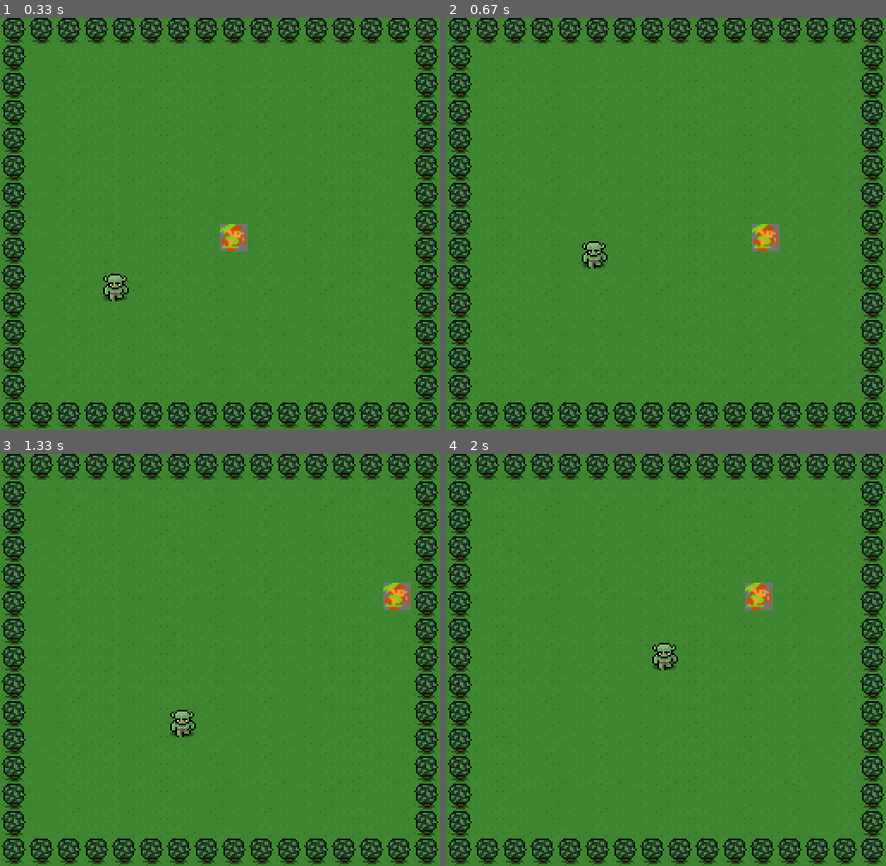
Above: before the commit, frames 1-4 (two rows, left to right).
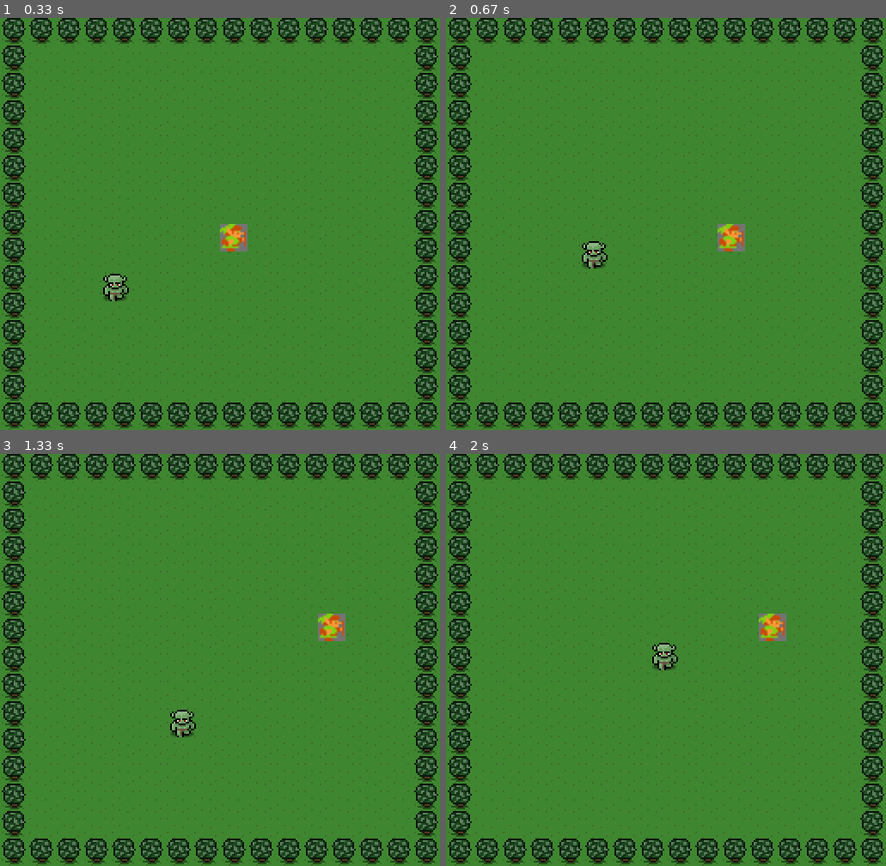
Above: after the commit, the same moments.

Repository: dgelok/pygame
Game: pygame game, started from attack.py
Two runs of this game, one before a commit and one after it. Both use one fixed random seed, a clock stepped at 60 frames per second and the inputs below.
Inputs:
- Up to frame 1 (0.33 s): no input
- Up to frame 2 (0.67 s): hold Right from 0.33 s (still down)
- Up to frame 3 (1.33 s): release Right at 0.8 s; hold Up 0.83-1.13 s; hold Right from 1.17 s (still down)
- Up to frame 4 (2 s): release Right at 1.63 s; hold Left from 1.67 s (still down)

Frame 1 is identical in both runs. In frame 2, 0.8% of the frame differs, in the area x 61-76%, y 50-57%; in frame 3, 0.8%; in frame 4, 0.8%.

Commit message:
hero can catch the monster

Diff:
--- a/attack.py
+++ b/attack.py
@@ -1,6 +1,7 @@
 import pygame
 import random
 from classes import *
+import math
 
 KEY_UP = 273
 KEY_DOWN = 274
@@ -27,6 +28,7 @@
     monster2 = Monster(200, 20, 2, 0, 512, 480)
     hero = Hero(256, 240, width, height)
     direction = 2
+    speed = 3
 
     while not stop_game:
         for event in pygame.event.get():
@@ -36,13 +38,13 @@
                 # activate the cooresponding speeds
                 # when an arrow key is pressed down
                 if event.key == KEY_DOWN:
-                    hero.speed_y = 5
+                    hero.speed_y = speed
                 elif event.key == KEY_UP:
-                    hero.speed_y = -5
+                    hero.speed_y = -speed
                 elif event.key == KEY_LEFT:
-                    hero.speed_x = -5
+                    hero.speed_x = -speed
                 elif event.key == KEY_RIGHT:
-                    hero.speed_x = 5
+                    hero.speed_x = speed
             if event.type == pygame.KEYUP:
                 # deactivate the cooresponding speeds
                 # when an arrow key is released
@@ -62,6 +64,11 @@
         monster.update()
         # monster2.update()
         hero.update()
+        xs = abs(hero.x - monster.x)
+        ys = abs(hero.y - monster.y)
+        collide = math.sqrt(xs * xs + ys * ys)
+        if collide < 32:
+            monster.dead = True
 
         # Draw background
         screen.fill(blue_color)
@@ -69,7 +76,10 @@
         # Game display
         screen.blit(background_image, (0, 0))
         screen.blit(hero_image, (hero.x, hero.y))
-        screen.blit(monster_image, (monster.x, monster.y))
+        if monster.dead:
+            pass
+        else:
+            screen.blit(monster_image, (monster.x, monster.y))
         # screen.blit(monster_image, (monster2.x, monster2.y))
         pygame.display.update()
         clock.tick(60)
--- a/classes.py
+++ b/classes.py
@@ -9,6 +9,7 @@
         self.counter = 0
         self.width = width
         self.height = height
+        self.dead = False
 
     def update(self):
         self.counter += 1
